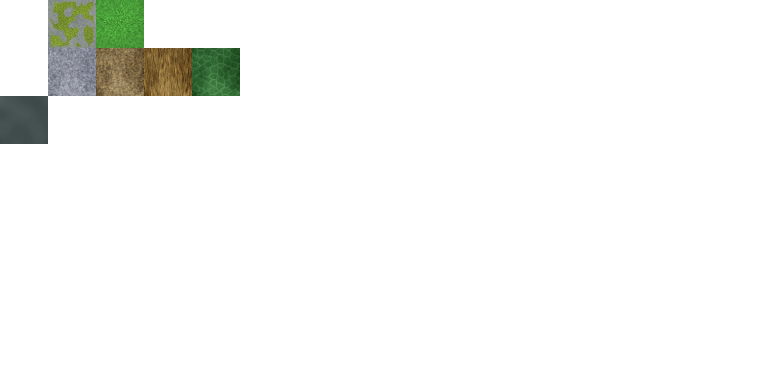
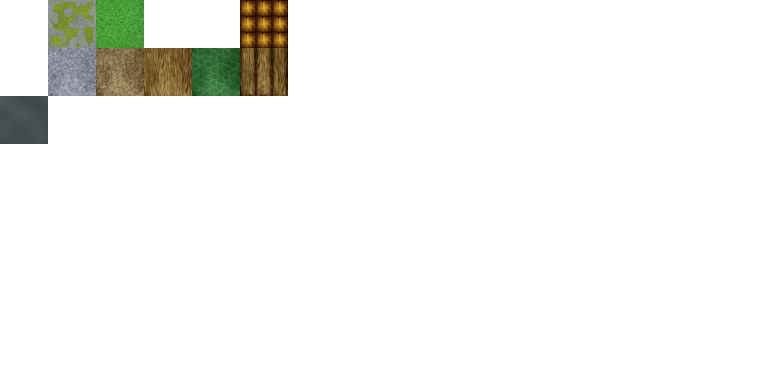
Comparing the layer stacks of the two (768, 384) images. Changes:
added layer "5 - log wall top" above "21 - log wall" over left=240, top=0, right=288, bottom=48
added layer "21 - log wall" above "Pasted Layer#5" over left=240, top=48, right=288, bottom=96
